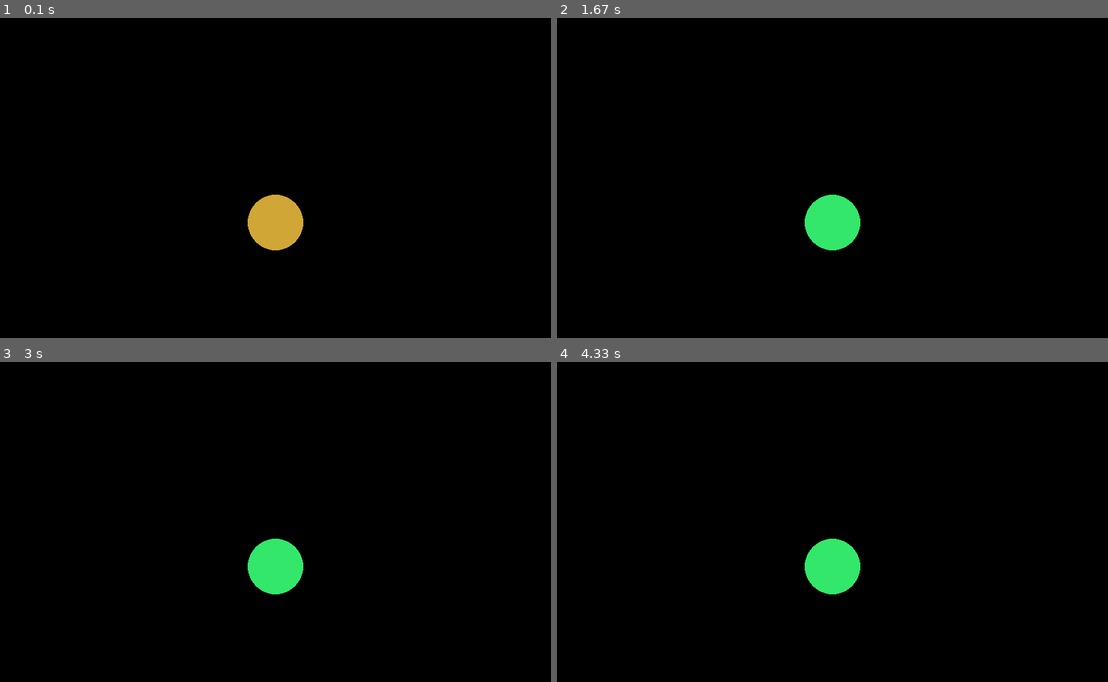
Above: before the commit, frames 1-4 (two rows, left to right).
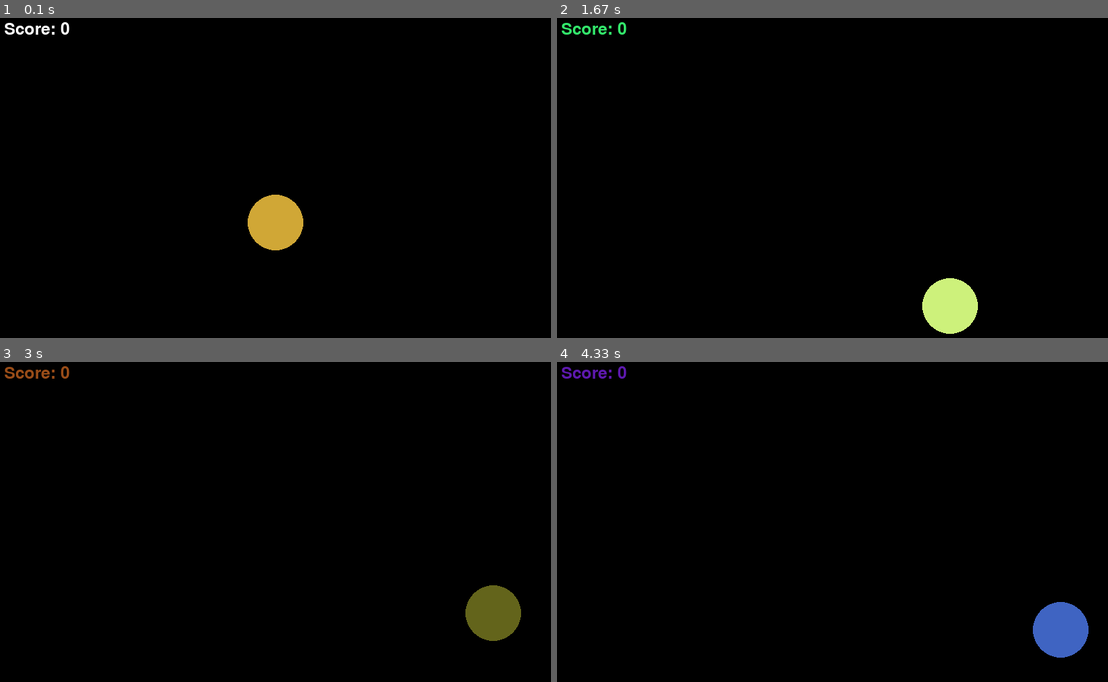
Above: after the commit, the same moments.

Repository: TrexGamerGirl/pygame-nonsense
Game: pygame game, started from Click.py/click.py
The game is run twice, just before and just after one commit, with the same random seed, the same clock (stepped at 60 frames per second) and the same inputs.
Inputs (mouse positions are in pixels of both pictures, inside the frame that each line leads up to):
- Up to frame 1 (0.1 s): no input
- Up to frame 2 (1.67 s): click (832, 222) at 0.38 s; click (838, 248) at 0.72 s
- Up to frame 3 (3 s): click (391, 650) at 2.05 s; click (247, 675) at 2.38 s
- Up to frame 4 (4.33 s): click (1052, 611) at 3.72 s; click (1003, 557) at 4.05 s

The runs differ from the first frame. In frame 1, 0.2% of the frame differs, in the area x 0-13%, y 1-6%; in frame 2, 3.0%, in the area x 0-77%, y 1-99%; in frame 3, 2.9%; in frame 4, 2.9%.

Commit message:
Scorecounter and losing added

Diff:
--- a/Click.py/click.py
+++ b/Click.py/click.py
@@ -1,51 +1,62 @@
 import pygame
 import sys
 from random import randint
+
+SCREEN_WIDTH = 800
+SCREEN_HEIGHT = 600
+score = 0
+
+pygame.init()  # Start pygame modules
+
+score_font = pygame.font.Font(None, 36)
 
 def choose_random_colour():
     r = randint(0, 255)
     g = randint(0, 255)
     b = randint(0, 255)
-    return (r, g, b)  # return a random RGB colour
+    return (r, g, b)
 
-pygame.init()  # Start pygame modules
+def choose_random_pos(radius):
+    x = randint(radius, SCREEN_WIDTH - radius)
+    y = randint(radius, SCREEN_HEIGHT - radius)
+    return (x, y)
 
 # Create window
-screen = pygame.display.set_mode((800, 600), pygame.RESIZABLE)
+screen = pygame.display.set_mode((SCREEN_WIDTH, SCREEN_HEIGHT), pygame.RESIZABLE)
 pygame.display.set_caption("Click The Circle")
 
-clock = pygame.time.Clock()  # Controls FPS
+clock = pygame.time.Clock()
 
 # Circle settings
-circle_x = 400
-circle_y = 300
+circle_x = SCREEN_WIDTH / 2
+circle_y = SCREEN_HEIGHT / 2
 radius = 40
-
-# These velocities are unused now so the circle stays stationary
-velocity_x = 0
-velocity_y = 0
 
 circle_color = choose_random_colour()
 
-# Create a rectangular hitbox for the circle so we can detect clicks
-circle_rect = pygame.Rect(circle_x - radius, circle_y - radius, radius*2, radius*2)
+circle_rect = pygame.Rect(circle_x - radius, circle_y - radius, radius * 2, radius * 2)
+score_color = (255, 255, 255)
 
 running = True
 while running:
-    clock.tick(60)  # Lock to 60 FPS (important for consistent movement)
+    clock.tick(60)
 
-    for event in pygame.event.get():  # Process all events
+    for event in pygame.event.get():
 
         if event.type == pygame.QUIT:
-            running = False  # Close the game window
+            running = False
 
-        if event.type == pygame.MOUSEBUTTONDOWN:  # Detect mouse click
-            if circle_rect.collidepoint(event.pos):  # Check if click is inside the circle hitbox
-                circle_color = choose_random_colour()  # Change the circle colour
 
-    width, height = screen.get_size()  # Get current window size
+        if event.type == pygame.MOUSEBUTTONDOWN:
+            if circle_rect.collidepoint(event.pos):
+                circle_color = choose_random_colour()
+                circle_x, circle_y = choose_random_pos(radius)
+                score += 1  #updates score here
+                score_color = choose_random_colour()
+            else:
+                score = 0
 
-    # Update hitbox position (keeps it aligned with the circle)
+    # Update hitbox
     circle_rect.center = (circle_x, circle_y)
 
     # Clear screen
@@ -54,7 +65,11 @@
     # Draw circle
     pygame.draw.circle(screen, circle_color, (int(circle_x), int(circle_y)), radius)
 
-    pygame.display.flip()  # Update screen
+    #draws score every frame
+    score_text = score_font.render(f"Score: {score}", True, score_color)
+    screen.blit(score_text, (10, 10))
+
+    pygame.display.flip()
 
 pygame.quit()
 sys.exit()
